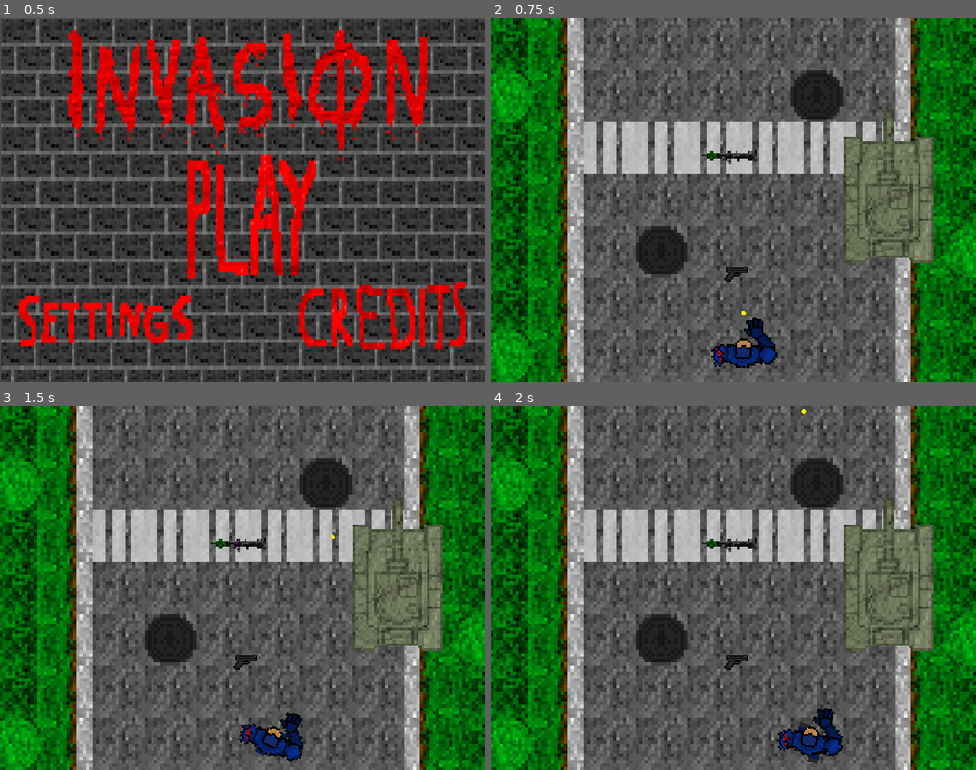
Above: before the commit, frames 1-4 (two rows, left to right).
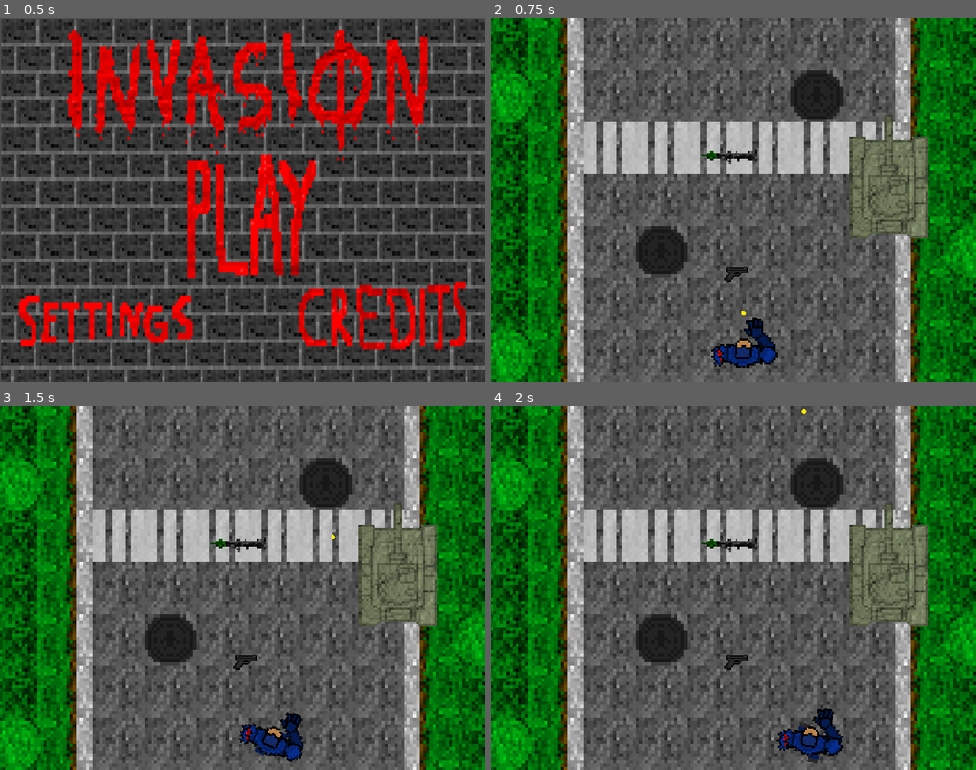
Above: after the commit, the same moments.

Repository: vladydad/Invasion_godot
Game: Godot game, scene res://main_menu.tscn
The game is run twice, just before and just after one commit, with the same random seed, the same clock (stepped at 60 frames per second) and the same inputs.
Inputs (mouse positions are in pixels of both pictures, inside the frame that each line leads up to):
- Up to frame 1 (0.5 s): no input
- Up to frame 2 (0.75 s): click (748, 214) at 0.5 s
- Up to frame 3 (1.5 s): tap Enter at 1.25 s; move the mouse to (349, 569) at 1.27 s; press the mouse at (349, 569) at 1.28 s; hold Right (ui_right) from 1.28 s (still down)
- Up to frame 4 (2 s): keep holding Right (ui_right)

Frame 1 is identical in both runs. In frame 2, 3.5% of the frame differs, in the area x 72-92%, y 25-68%; in frame 3, 3.5%; in frame 4, 3.5%.

Commit message:
aaa

Diff:
--- a/invasion/project.godot
+++ b/invasion/project.godot
@@ -14,6 +14,7 @@
 run/main_scene="uid://bcydtpj1fieom"
 config/features=PackedStringArray("4.7", "Forward Plus")
 <<<<<<<HEADrun/main_scene="uid://cekiqmf708674"
+<<<<<<<HEADrun/main_scene="uid://bcydtpj1fieom"
 
 [display]
 
--- a/invasion/tank.tscn
+++ b/invasion/tank.tscn
@@ -3,15 +3,15 @@
 [ext_resource type="Texture2D" uid="uid://ctbkyaoboeojd" path="res://map/tank for deco.png" id="1_6lwfj"]
 
 [sub_resource type="RectangleShape2D" id="RectangleShape2D_nfc4p"]
-size = Vector2(276, 379)
+size = Vector2(239, 320)
 
 [node name="Area2D" type="Area2D" unique_id=656003086]
 
 [node name="Sprite2D" type="Sprite2D" parent="." unique_id=1645162786]
-position = Vector2(0.9999981, -1)
-scale = Vector2(0.31375, 0.31343752)
+position = Vector2(1.5000086, -30.000002)
+scale = Vector2(0.271875, 0.25234374)
 texture = ExtResource("1_6lwfj")
 
 [node name="CollisionShape2D" type="CollisionShape2D" parent="." unique_id=1720329073]
-position = Vector2(2, 41.5)
+position = Vector2(1, -1)
 shape = SubResource("RectangleShape2D_nfc4p")
